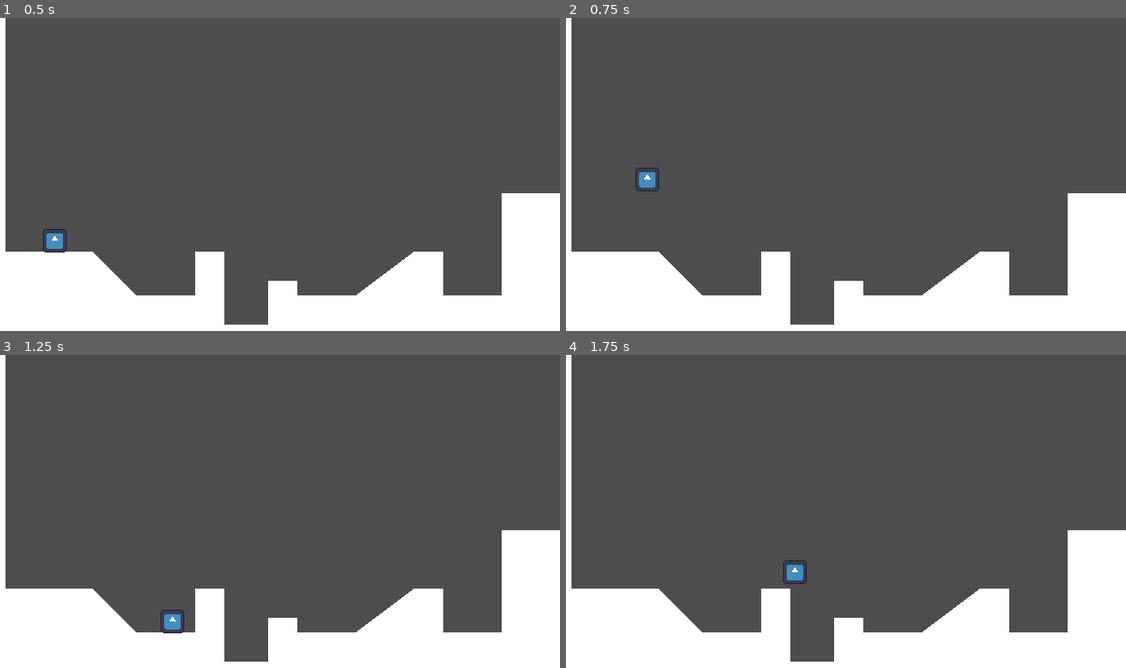
Above: before the commit, frames 1-4 (two rows, left to right).
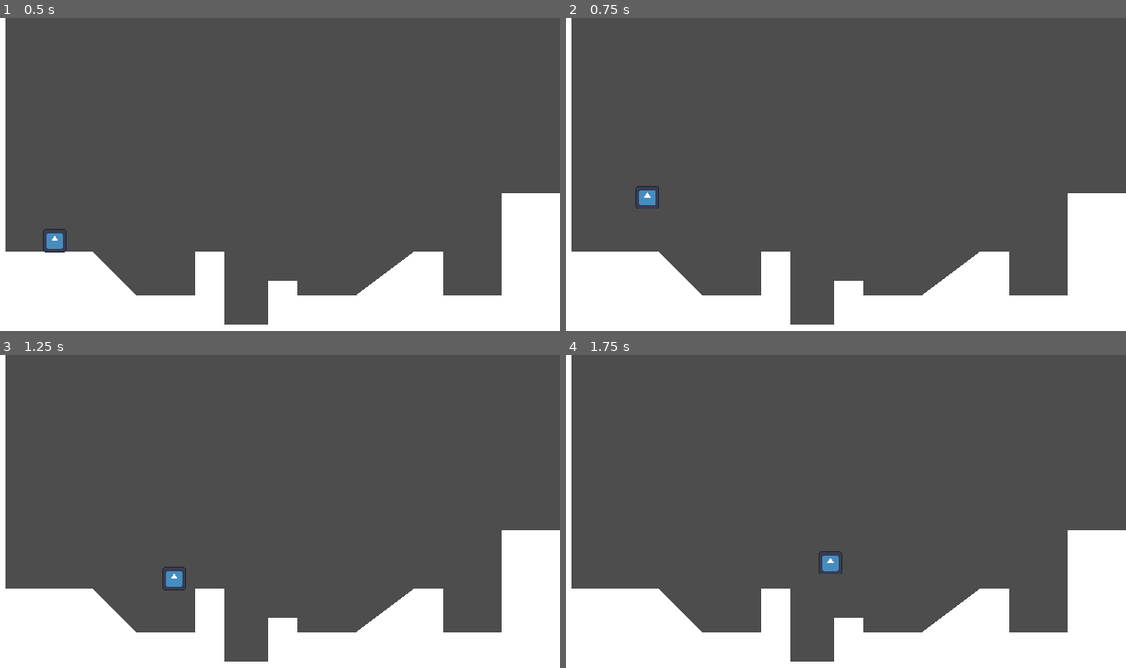
Above: after the commit, the same moments.

Repository: Hitchhiker-Dave/Heart_Beast_Tutorial_Godot4
Game: Godot game, scene res://world.tscn
Two runs of this game, one before a commit and one after it. Both use one fixed random seed, a clock stepped at 60 frames per second and the inputs below. The engine's default icon, where the game draws it, is replaced by a stand-in: a white triangle on a blue panel in a dark square.
Inputs:
- Up to frame 1 (0.5 s): no input
- Up to frame 2 (0.75 s): tap Enter (ui_accept) at 0.5, 0.6 s; hold Right (ui_right) from 0.53 s (still down)
- Up to frame 3 (1.25 s): keep holding Right (ui_right); tap Enter (ui_accept) at 0.77, 1.07 s
- Up to frame 4 (1.75 s): keep holding Right (ui_right); tap Enter (ui_accept) at 1.35, 1.52 s

Frame 1 is identical in both runs. In frame 2, 0.3% of the frame differs, in the area x 12-17%, y 47-61%; in frame 3, 0.4%, in the area x 28-34%, y 67-89%; in frame 4, 0.4%.

Commit message:
Jump Handling and Function Modularization
Changed the jump handling to allow for short hops with a quick press on the jump button.

Modularized chunks of Player movement code into self contained functions

Diff:
--- a/player.gd
+++ b/player.gd
@@ -1,5 +1,5 @@
 #template for Character Body 2d
-#Stopped tutorial at 30:37 mark
+#Stopped tutorial at 38:55 mark
 extends CharacterBody2D
 
 #Variables not from the template
@@ -13,22 +13,40 @@
 # Get the gravity from the project settings to be synced with RigidBody nodes.
 var gravity = ProjectSettings.get_setting("physics/2d/default_gravity")
 
-#physics process updates a set amount of times per second; default is 60fps
-func _physics_process(delta):
-	# Add the gravity.
+func apply_gravity(delta):
 	if not is_on_floor():
 		velocity.y += gravity * delta
 
-	# Handle Jump.
-	if Input.is_action_just_pressed("ui_accept") and is_on_floor():
-		velocity.y = JUMP_VELOCITY #move and slide applies delta when changing velocity
+func handle_jump():
+	if is_on_floor():
+		if Input.is_action_just_pressed("ui_accept"):
+			velocity.y = JUMP_VELOCITY #move and slide applies delta when changing velocity
+
+	else: #Handling for Short Hops
+		if Input.is_action_just_released("ui_accept") and velocity.y < JUMP_VELOCITY / 2: #If in the air and the jump key is released
+			velocity.y = JUMP_VELOCITY / 2
+
+func apply_friction(direction, delta):
+	if direction == 0:
+		velocity.x = move_toward(velocity.x, 0, FRICTION * delta)
+
+func handle_acceleration(direction, delta):
+	if direction != 0: #Ie is a direction key being pressed
+		velocity.x = move_toward(velocity.x, SPEED * direction, ACCELERATION * delta)
+
+#physics process updates a set amount of times per second; default is 60fps
+func _physics_process(delta):
+
+	apply_gravity(delta)
+
+	handle_jump()
 
 	# Get the input direction and handle the movement/deceleration.
 	# As good practice, you should replace UI actions with custom gameplay actions.
 	var direction = Input.get_axis("ui_left", "ui_right")
-	if direction != 0: #Ie is a direction key bing pressed
-		velocity.x = move_toward(velocity.x, SPEED * direction, ACCELERATION * delta)
-	else:
-		velocity.x = move_toward(velocity.x, 0, FRICTION * delta)
+
+	handle_acceleration(direction, delta)
+
+	apply_friction(direction, delta)
 
 	move_and_slide()
--- a/world.gd
+++ b/world.gd
@@ -6,7 +6,6 @@
 
 func _ready():
 	polygon2d.polygon = collision_polygon_2d.polygon
-	print("Hello World")
 
 func _process(_delta):
 	pass
